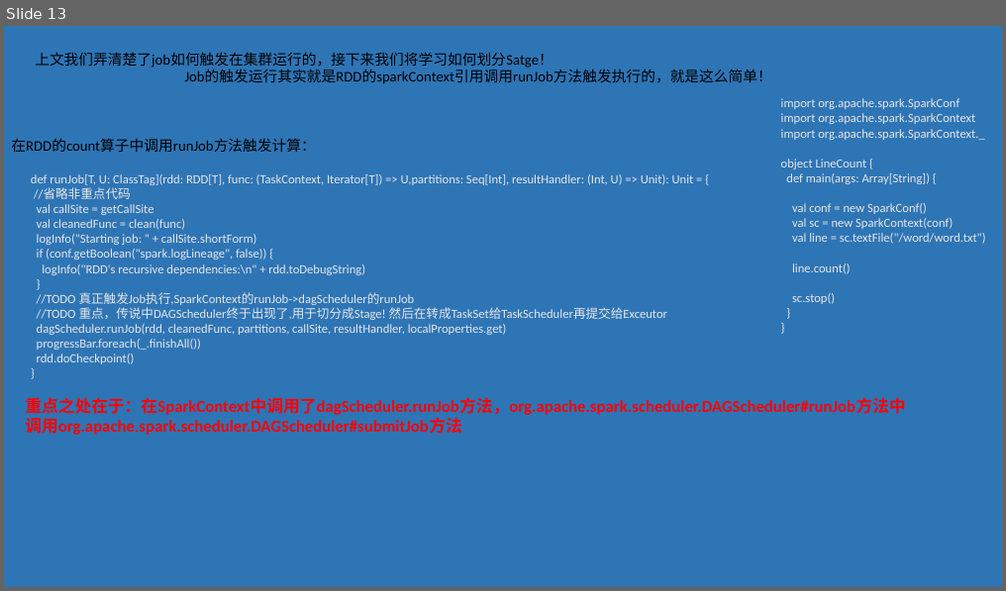
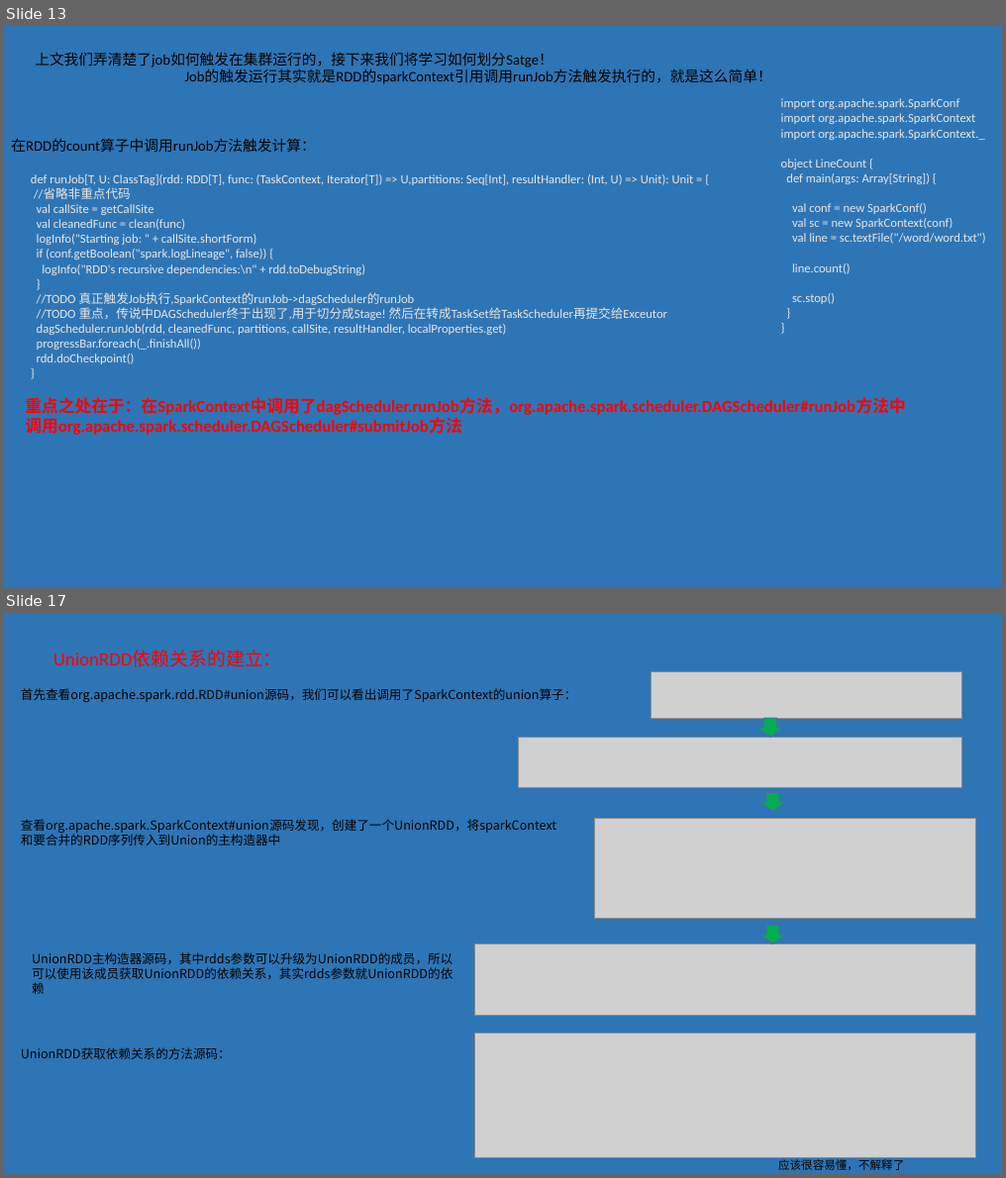
Before and after one commit to Dax1n/Spark2.1.0, a slide deck: Spark阅读源码的笔记.pptx. Shown one above the other, each under a label of ours: slide 13 before the commit, slides 13 and 17 after it; the slides between them are not shown. The pictures are 1006x591 and 1006x1178 pixels, drawn with LibreOffice and Linux fonts; fonts in the diff are those of the drawing; grey boxes stand for pictures. Boxes give left, top, right and bottom in pixels: in the first picture for what was removed or moved away, otherwise in the second. Text is boxed around its words. In the diff, an @@ line names an element or a change of style, - is before the commit and + after.

```diff
--- a/Spark阅读源码的笔记.pptx
+++ b/Spark阅读源码的笔记.pptx
@@ slide 17 added at (4, 613, 1002, 1174), background #2E75B6 @@
@@ text added at (54, 650, 282, 667), 18 pt, text #FF0000 @@
+UnionRDD依赖关系的建立：
@@ text added at (21, 688, 576, 702), 12 pt, text #000000 @@
+首先查看org.apache.spark.rdd.RDD#union源码，我们可以看出调用了SparkContext的union算子：
@@ picture added at (650, 672, 962, 719) @@
@@ down arrow added at (757, 718, 783, 737), fill #00B050, outline #43739E 1 pt @@
@@ picture added at (519, 738, 962, 788) @@
@@ text added at (21, 819, 556, 846), 12 pt, text #000000 @@
+查看org.apache.spark.SparkContext#union源码发现，创建了一个UnionRDD，将sparkContext
+和要合并的RDD序列传入到Union的主构造器中
@@ picture added at (595, 818, 976, 919) @@
@@ down arrow added at (760, 792, 785, 811), fill #00B050, outline #43739E 1 pt @@
@@ down arrow added at (760, 925, 785, 944), fill #00B050, outline #43739E 1 pt @@
@@ text added at (32, 953, 452, 979), 12 pt, text #000000 @@
+UnionRDD主构造器源码，其中rdds参数可以升级为UnionRDD的成员，所以可以使用该成员获取UnionRDD的依赖关系，其实rdds参数就UnionRDD的依赖
@@ picture added at (475, 944, 976, 1015) @@
@@ text added at (21, 1048, 231, 1059), 12 pt, text #000000 @@
+UnionRDD获取依赖关系的方法源码：
@@ picture added at (475, 1033, 976, 1157) @@
@@ text added at (778, 1157, 904, 1170), 11 pt, text #000000 @@
+应该很容易懂，不解释了
```
Also in this commit, not shown: 4 other slides added, 5 slides removed, 10 other files.
